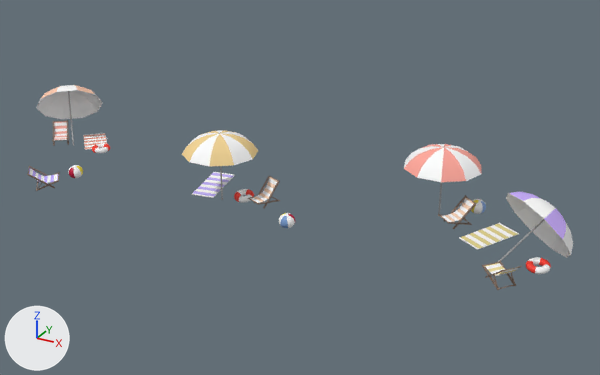
What one commit did to the glTF model public/ocean/assets/umbrella.glb.
Both versions are drawn from a 50 mm lens placed at (13.69, -26.74, 11.68), pointed at (0.92, -3.52, 0.07). The lights are fixed; the arrows at lower left show +X, +Y and +Z. Where no turn or scale is listed for an object, it has been applied to the vertices.

The first picture shows 'Ball_geo_02_lambert27_0', 'Life_Ring_geo_02_Buoy_Material_0', 'Towel_geo_02_lambert29_0', 'Towel_geo_03_Towel_Yellow_Texture_0', 'Umbrella_geo_01_lambert19_0', 'Umbrella_geo_02_lambert18_0', 'Umbrella_geo_03_lambert20_0', 'Umbrella_geo_04_lambert21_0'.
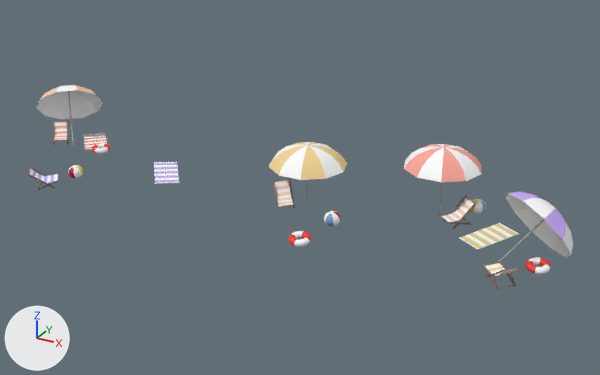
ob_towel_geo_02 is not drawn itself; it is the parent of ob_towel_geo_02_lambert29_0.
ob_chair_group_01 is not drawn itself; it is the parent of ob_chair_geo_004, ob_seat_geo_004.

Changed parts and their boxes [x1, y1, x2, y2] in the pictures (600 x 375 px):
'Umbrella_geo_02_lambert18_0', moved: before [182, 130, 258, 200]; after [269, 142, 347, 214]
'Towel_geo_02_lambert29_0', moved, turned: before [192, 172, 235, 198]; after [154, 162, 180, 184]
'Seat_geo_Orange_Cloth_Texture_0.001', moved, turned: before [251, 177, 278, 203]; after [275, 180, 293, 207]
'Life_Ring_geo_02_Buoy_Material_0', moved: before [234, 189, 254, 203]; after [288, 231, 311, 247]
'Ball_geo_02_lambert27_0', moved: before [279, 213, 295, 228]; after [324, 211, 340, 226]
'Chair_geo_lambert69_0.004', moved, turned: before [248, 176, 280, 209]; after [273, 178, 295, 211]

The change, as a diff of the scene's bpy script:
```diff
--- a/public/ocean/assets/umbrella.glb.py
+++ b/public/ocean/assets/umbrella.glb.py
@@ ob_life_ring_geo_02_buoy_material_0 @@
 ob_life_ring_geo_02_buoy_material_0 = bpy.data.objects.new('Life_Ring_geo_02_Buoy_Material_0', me_mesh_1)
-ob_life_ring_geo_02_buoy_material_0.location = (-0.87, -4.34, -0.31)
+ob_life_ring_geo_02_buoy_material_0.location = (2.44, -6.32, -0.29)
@@ ob_towel_geo_02 @@
 ob_towel_geo_02.parent = ob_towel_group
-ob_towel_geo_02.location = (-244.9, -390.9, -36.97)
-ob_towel_geo_02.rotation_euler = (0.132, -0.0311, 0.0921)  # degrees (7.6, -1.8, 5.3)
+ob_towel_geo_02.location = (-458.2, -390.9, -32.61)
+ob_towel_geo_02.rotation_euler = (0.0922, 0.0562, 0.694)  # degrees (5.3, 3.2, 40)
 ob_towel_geo_02.scale = (0.879, 1.7, 0.0176)
@@ ob_ball_geo_02_lambert27_0 @@
 ob_ball_geo_02_lambert27_0 = bpy.data.objects.new('Ball_geo_02_lambert27_0', me_mesh_7)
-ob_ball_geo_02_lambert27_0.location = (1.56, -5.56, -0.19)
+ob_ball_geo_02_lambert27_0.location = (2.77, -4.72, -0.19)
@@ ob_chair_group_01 @@
 ob_chair_group_01.parent = ob_chair_group
-ob_chair_group_01.location = (7.307, -427.6, -36.42)
-ob_chair_group_01.rotation_euler = (0.122, 0.0, -0.4)  # degrees (7, 0, -23)
+ob_chair_group_01.location = (75.92, -427.6, -31.65)
+ob_chair_group_01.rotation_euler = (0.063, -0.108, 0.629)  # degrees (3.6, -6.2, 36)
@@ ob_umbrella_geo_02_lambert18_0 @@
 ob_umbrella_geo_02_lambert18_0 = bpy.data.objects.new('Umbrella_geo_02_lambert18_0', me_mesh_21)
-ob_umbrella_geo_02_lambert18_0.location = (-1.64, -4.58, -0.54)
+ob_umbrella_geo_02_lambert18_0.location = (1.55, -4.12, -0.54)
```
